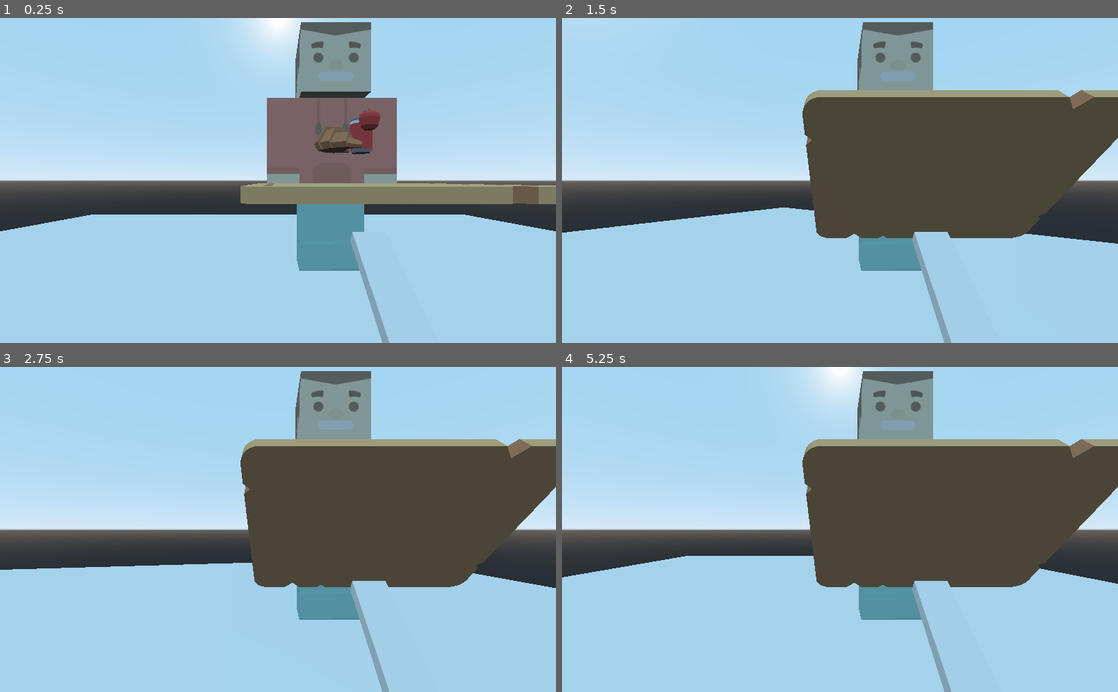
Above: before the commit, frames 1-4 (two rows, left to right).
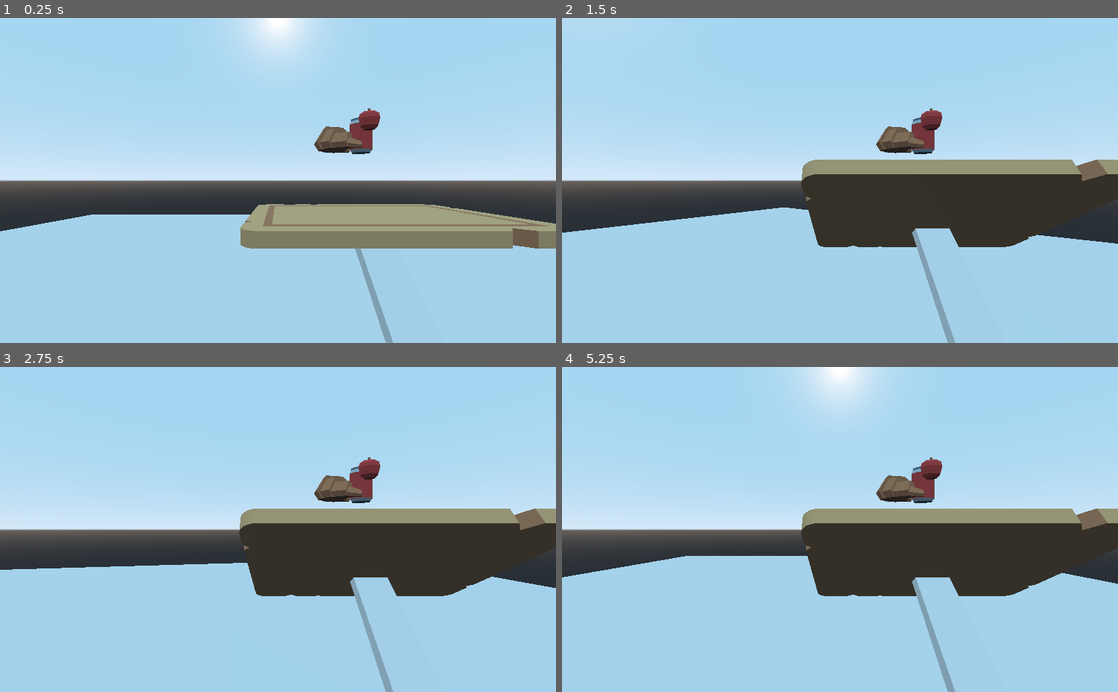
Above: after the commit, the same moments.

Repository: GameJams-butnamealreadytaken/LD49-Poutinegrade
Game: Godot game, scene res://assets/levels/test/test.tscn
Two runs of this game, one before a commit and one after it. Both use one fixed random seed, a clock stepped at 60 frames per second and the inputs below. This scene is started directly instead of the project's main scene.
Inputs:
- Up to frame 1 (0.25 s): no input
- Up to frame 2 (1.5 s): tap Enter at 0.5 s; hold D (rotate_right) 0.53-1.28 s; hold Up (tray_front) 0.53-1.28 s; hold S (move_backward) from 1.28 s (still down); tap Up (tray_front) at 1.35 s
- Up to frame 3 (2.75 s): release S (move_backward) at 2.03 s; hold D (rotate_right) from 2.03 s (still down); hold Up (tray_front) from 2.03 s (still down)
- Up to frame 4 (5.25 s): release D (rotate_right) at 2.78 s; release Up (tray_front) at 2.78 s; hold Z (move_forward) 2.78-3.53 s; tap Up (tray_front) at 2.85, 4.35 s; hold Up (tray_front) 3.53-4.28 s; hold Q (rotate_left) 3.53-5.03 s; hold S (move_backward) from 5.03 s (still down); hold Up (tray_front) from 5.03 s (still down)

The runs differ from the first frame. In frame 1, 20% of the frame differs, in the area x 43-100%, y 1-100%; in frame 2, 20%; in frame 3, 20%; in frame 4, 20%.

Commit message:
tray rotate limite update

Diff:
--- a/project/assets/prefabs/characters/character_material.tres
+++ b/project/assets/prefabs/characters/character_material.tres
@@ -34,4 +34,4 @@
 graph_offset = Vector2( -15.3053, -28 )
 nodes/fragment/2/node = SubResource( 1 )
 nodes/fragment/2/position = Vector2( 80, 100 )
-nodes/fragment/connections = PoolIntArray( 2, 0, 0, 0 )
+nodes/fragment/connections = PoolIntArray( 2, 0, 0, 0, 2, 0, 0, 0 )
--- a/project/assets/prefabs/tray/tray.tscn
+++ b/project/assets/prefabs/tray/tray.tscn
@@ -1,10 +1,9 @@
-[gd_scene load_steps=9 format=2]
+[gd_scene load_steps=8 format=2]
 
 [ext_resource path="res://assets/prefabs/tray/trayController.gd" type="Script" id=1]
 [ext_resource path="res://assets/prefabs/objects/food/apple.tscn" type="PackedScene" id=2]
 [ext_resource path="res://assets/models/foodkit/cuttingBoard.fbx" type="PackedScene" id=3]
 [ext_resource path="res://assets/prefabs/objects/food/sodaCan.tscn" type="PackedScene" id=4]
-[ext_resource path="res://assets/prefabs/characters/character.tscn" type="PackedScene" id=5]
 [ext_resource path="res://assets/prefabs/objects/food/croissant.tscn" type="PackedScene" id=6]
 
 [sub_resource type="BoxShape" id=1]
@@ -25,11 +24,8 @@
 [node name="Croissant" parent="." instance=ExtResource( 6 )]
 transform = Transform( 1, 0, 0, 0, 1, 0, 0, 0, 1, -0.328215, 0.478973, 0.0721218 )
 
-[node name="sceneCharacter" parent="." instance=ExtResource( 5 )]
-transform = Transform( 1, 0, 0, 0, 1, 0, 0, 0, 1, 0, -1.61482, -1.70964 )
-
 [node name="KineBody_arm" type="KinematicBody" parent="."]
-transform = Transform( 1, 0, 0, 0, 0.807074, -0.590451, 0, 0.590451, 0.807074, 0, -0.752149, 0.443 )
+transform = Transform( 1, 0, 0, 0, 0.807074, -0.590451, 0, 0.590451, 0.807074, 0, -0.685075, 0.443 )
 
 [node name="Arm" type="CSGBox" parent="KineBody_arm"]
 width = 0.303
@@ -41,9 +37,9 @@
 shape = SubResource( 1 )
 
 [node name="RigidBody_tray" type="RigidBody" parent="."]
-transform = Transform( 1, 0, 0, 0, 1, 0, 0, 0, 1, 0, 0.259793, 0 )
 mode = 3
 script = ExtResource( 1 )
+rotation_max = 30.0
 
 [node name="CollisionShape" type="CollisionShape" parent="RigidBody_tray"]
 transform = Transform( 1.07, 0, 0, 0, 0.052, 0, 0, 0, 0.754, 0, -0.230115, 0 )
--- a/project/assets/prefabs/tray/trayController.gd
+++ b/project/assets/prefabs/tray/trayController.gd
@@ -39,7 +39,6 @@
 
 func resetTray():
     mode = MODE_KINEMATIC
-
     transform.basis = Basis()
     transform = transform.basis.scaled(current_scale)
 
